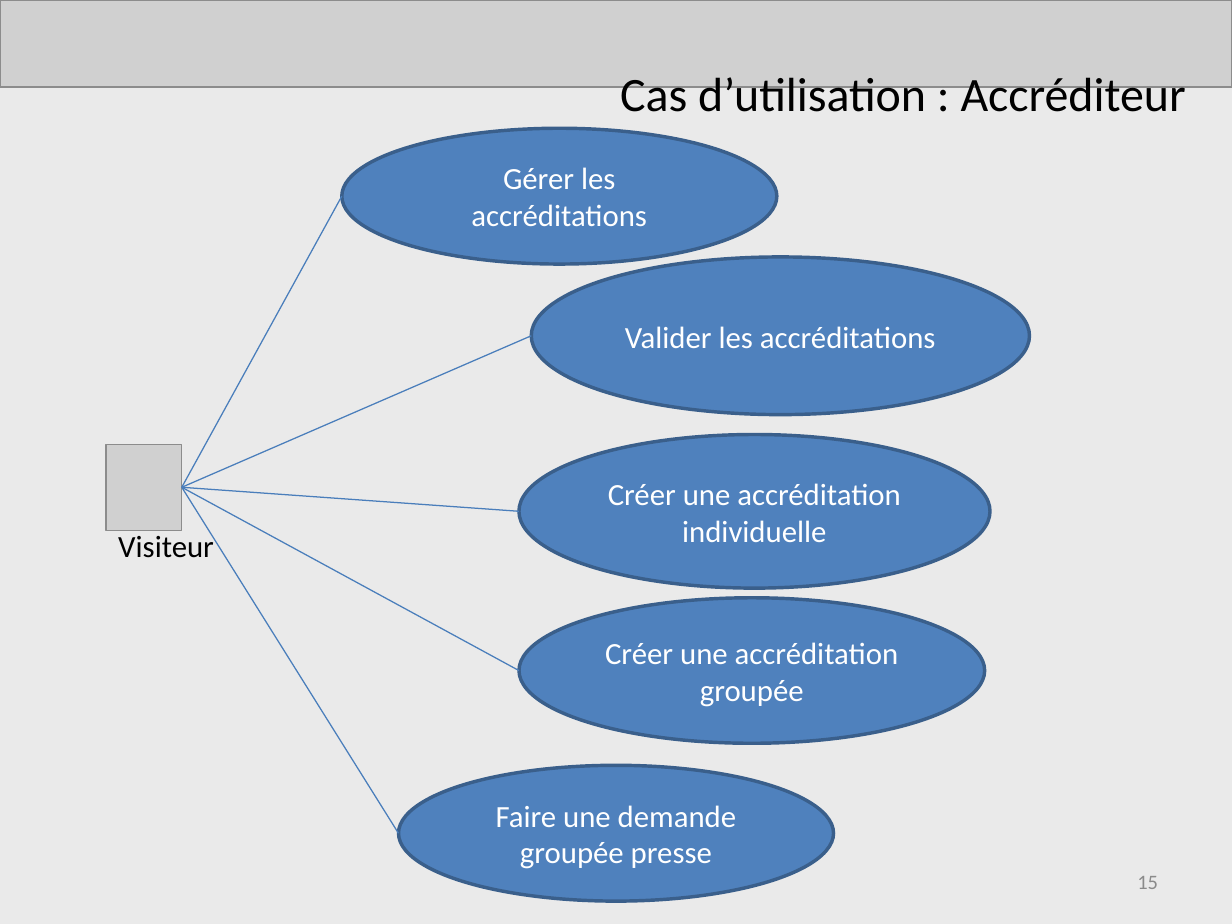
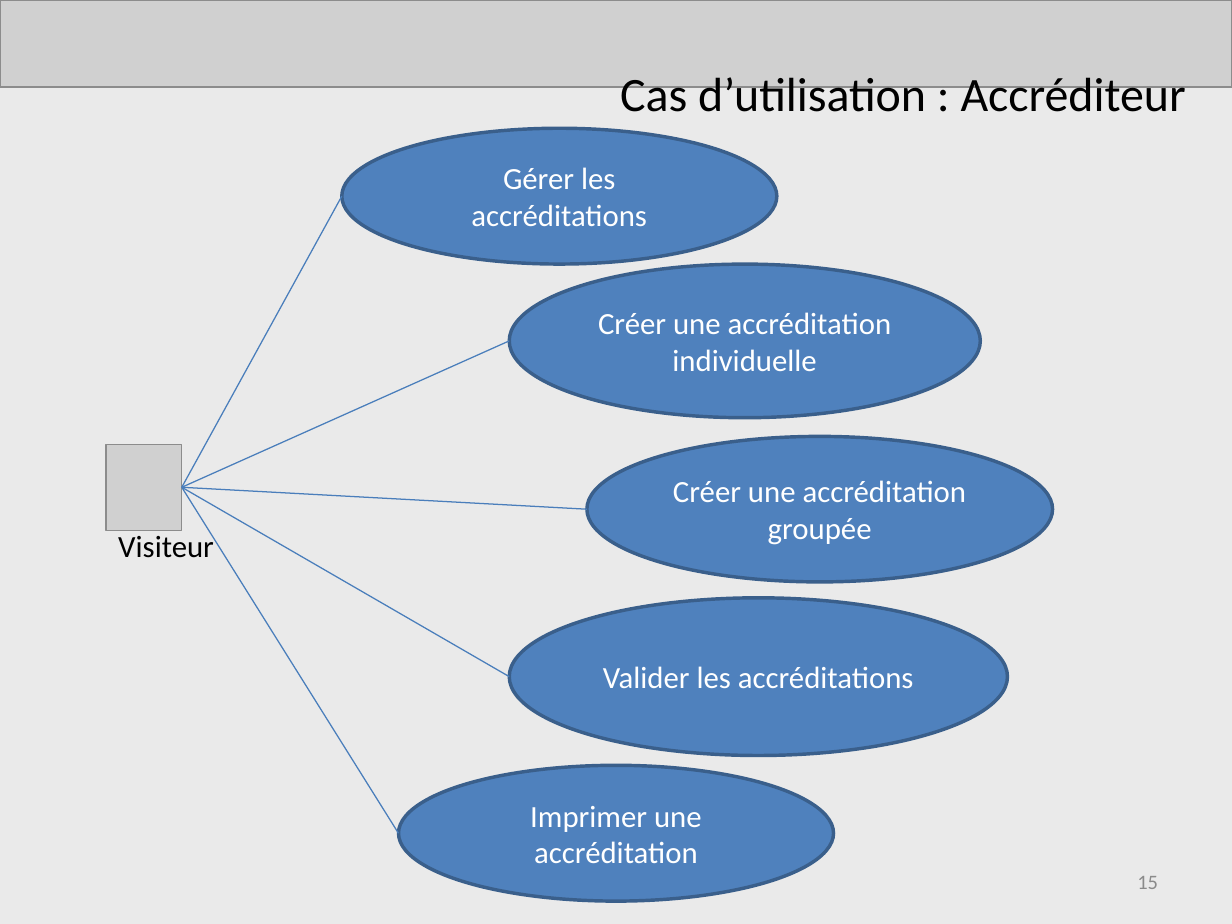
Before and after one commit to AdrienLombard/SimplePass, a slide deck: slide 15 of doc/Présentations/Projet Courchevel - Soutenance finale.pptx. Drawn at 1232x924 pixels with LibreOffice and Linux fonts; fonts in the diff are those of the drawing; grey boxes stand for pictures. Boxes give left, top, right and bottom in pixels: in the first picture for what was removed or moved away, otherwise in the second. Text is boxed around its words. In the diff, an @@ line names an element or a change of style, - is before the commit and + after.

```diff
--- a/doc/Présentations/Projet Courchevel - Soutenance finale.pptx
+++ b/doc/Présentations/Projet Courchevel - Soutenance finale.pptx
@@ ellipse "Créer une accréditation individuelle": place and size @@
-ellipse "Créer une accréditation individuelle" at [519,435,989,589]
+ellipse "Créer une accréditation individuelle" at [509,264,979,418]
@@ line moved from (182, 488) - (519, 511) to (182, 488) - (509, 341) @@
@@ ellipse "Créer une accréditation groupée": place and size @@
-ellipse "Créer une accréditation groupée" at [519,598,984,743]
+ellipse "Créer une accréditation groupée" at [586,436,1052,582]
@@ line moved from (182, 488) - (519, 670) to (182, 488) - (586, 509) @@
@@ line moved from (182, 488) - (531, 336) to (182, 488) - (509, 676) @@
@@ ellipse "Valider les accréditations": place and size @@
-ellipse "Valider les accréditations" at [531,257,1029,415]
+ellipse "Valider les accréditations" at [509,598,1007,755]
@@ text in ellipse at [530,806,702,863]: text changed @@
-Faire une demande groupée presse
+Imprimer une accréditation
```
Also in this commit, not shown: 4 other slides changed.
